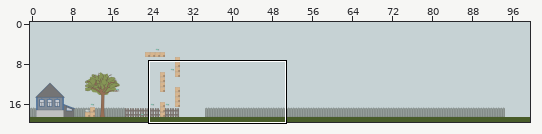
Two states of a Tiled map, maps/map.tmx. Above: a wide view before the commit, with the close-up outlined.
Close-up. First the earlier version:
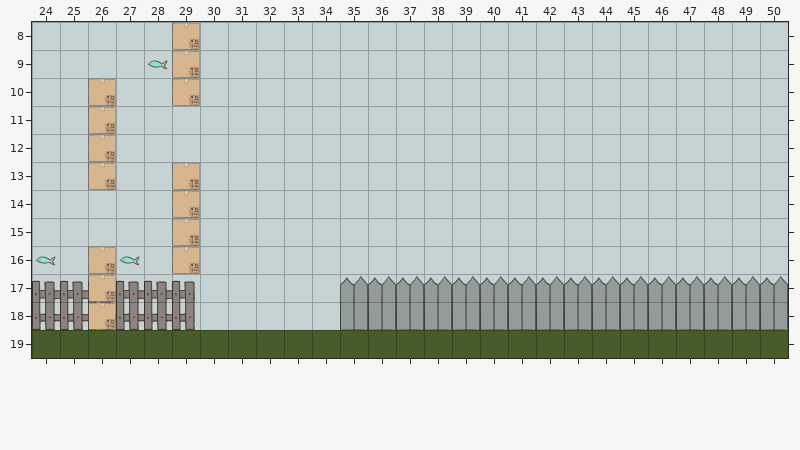
Cells are 200x200 px. Shown: x 24..50, y 8..19. The commit also changed other parts of the map, which this record leaves out. Tiles whose own drawing changed are shown in their newer look in all pictures.
Now the later version:
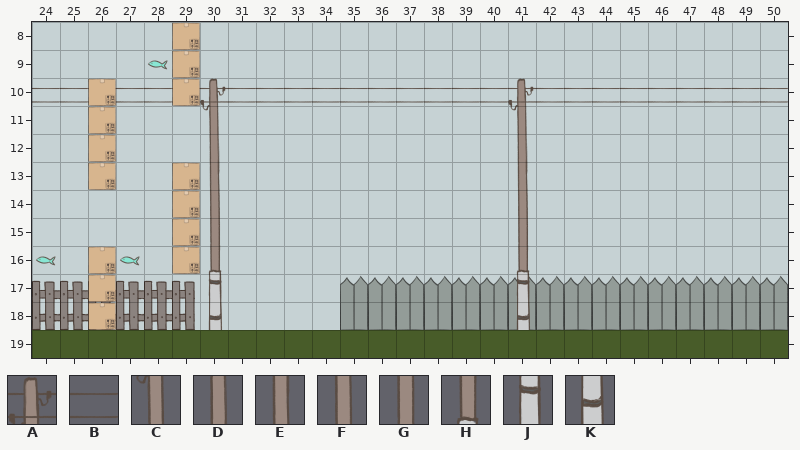
Key: from "tileset": A 53, B 54, C 64, D 75, E 86, F 97, G 108, H 119, J 130, K 141.
_ is an empty cell.
Tiles of an added or newly shown layer are drawn over the layers below it.
What changed:
Changed rows in their new state; . is an unchanged cell.
Layer "pillar" (added):
first column x 24:
10 BB.BB.ABBBBBBBBBBABBBBBBBBB
11 ......C..........C.........
12 ......D..........D.........
13 ......E..........E.........
14 ......F..........F.........
15 ......G..........G.........
16 ......H..........H.........
17 ......J..........J.........
18 ......K..........K.........
